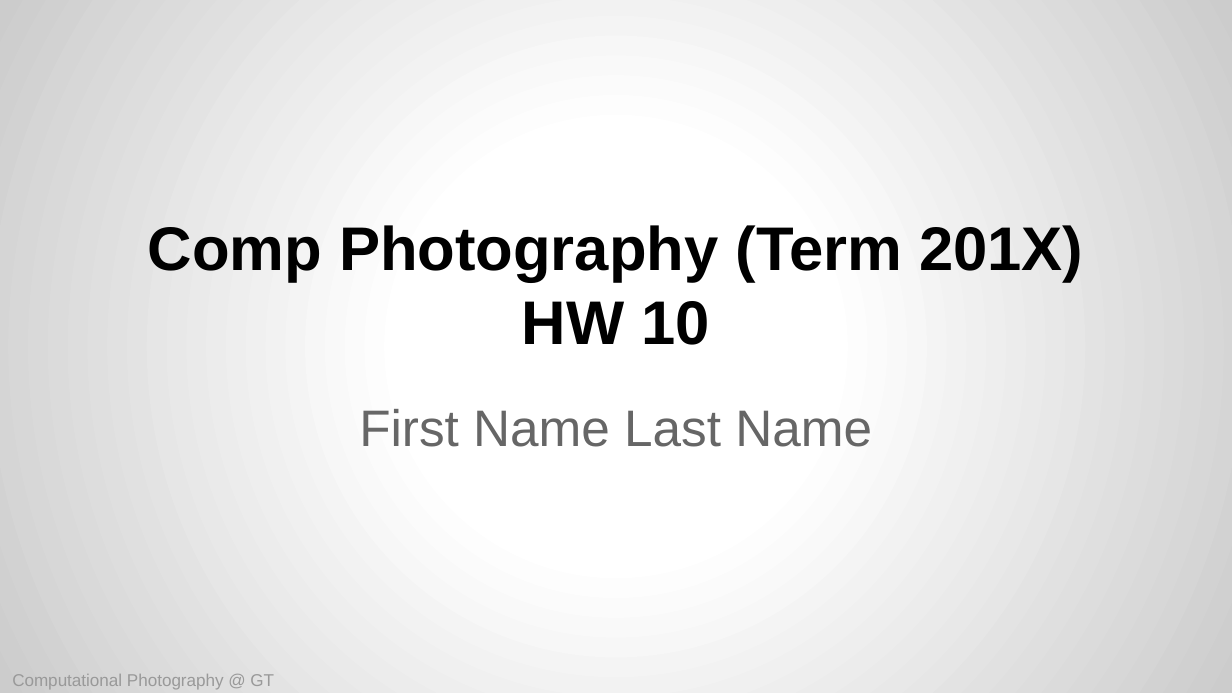
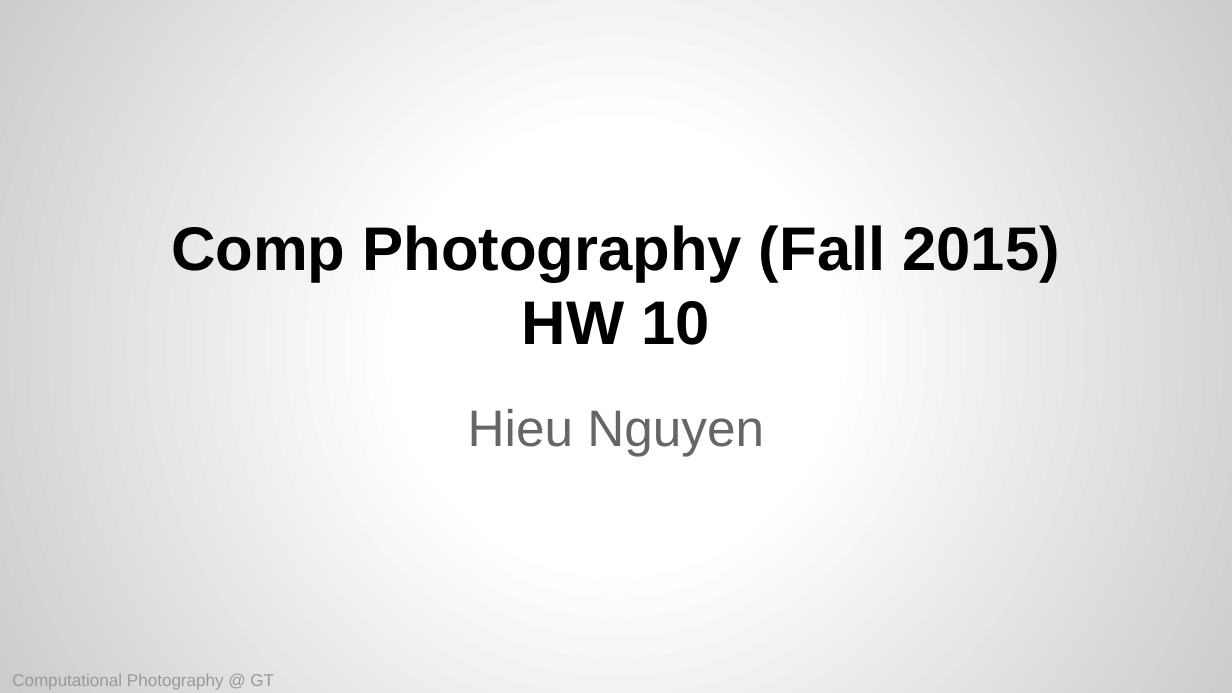
Before and after one commit to reachkrishnaraj/computational-photography, a slide deck: slide 1 of assignments/hw10/CompPhoto-GT-A10-Template.pptx. Drawn at 1232x693 pixels with LibreOffice and Linux fonts; fonts in the diff are those of the drawing. Boxes give left, top, right and bottom in pixels: in the first picture for what was removed or moved away, otherwise in the second. Text is boxed around its words. In the diff, an @@ line names an element or a change of style, - is before the commit and + after.

```diff
--- a/assignments/hw10/CompPhoto-GT-A10-Template.pptx
+++ b/assignments/hw10/CompPhoto-GT-A10-Template.pptx
@@ title at [171,225,1060,282]: text changed @@
-Comp Photography (Term 201X)
+Comp Photography (Fall 2015)
@@ subtitle at [468,409,764,456]: text changed @@
-First Name Last Name
+Hieu Nguyen
```
